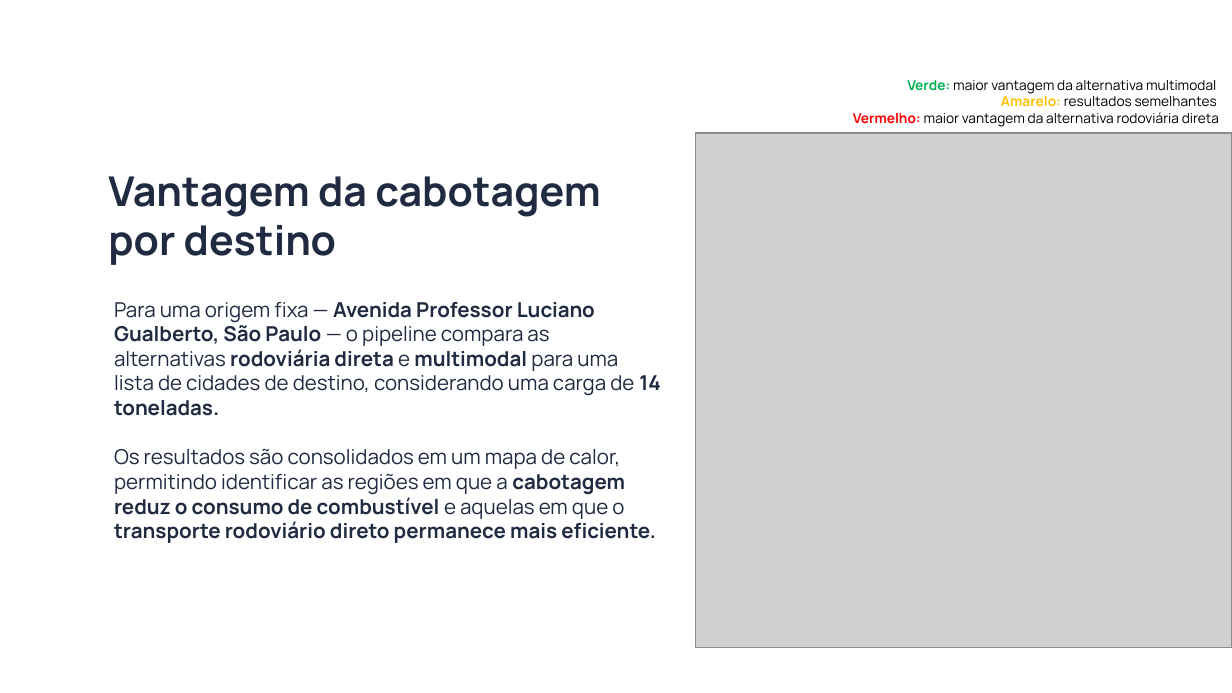
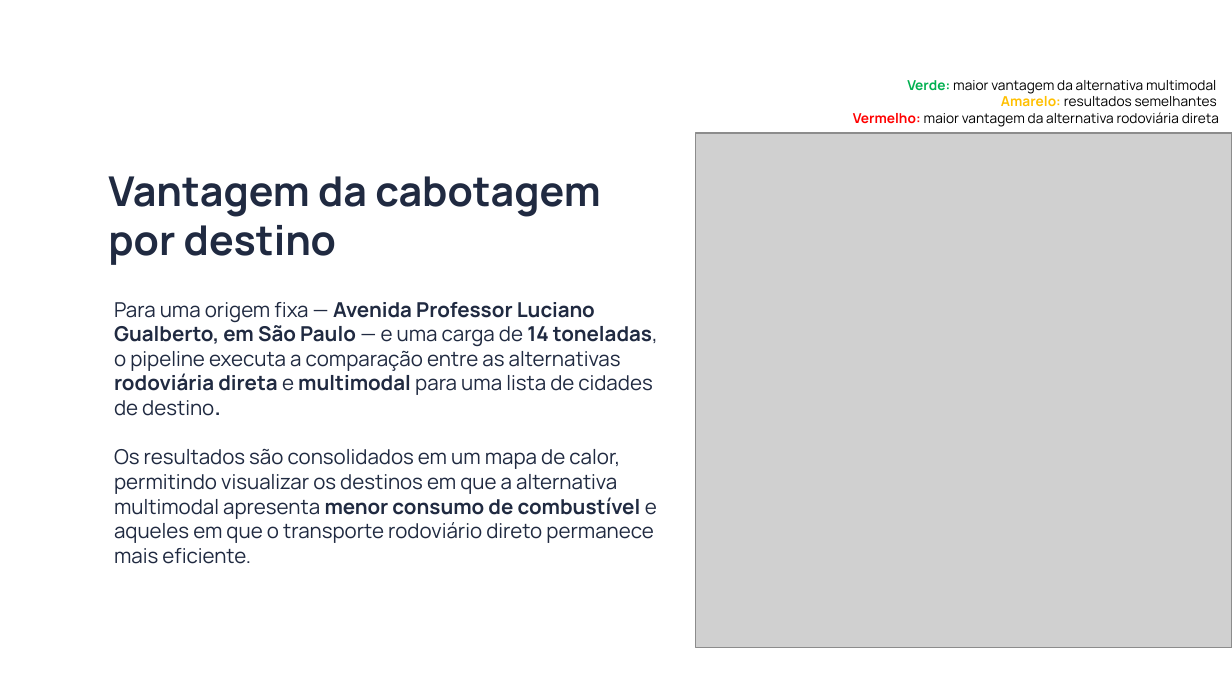
Before and after one commit to pennylanesccp/cabotage-lens, a slide deck: slide 16 of docs/apresentacao_preliminar/presentation.pptx. Drawn at 1232x693 pixels with LibreOffice and Linux fonts; fonts in the diff are those of the drawing; grey boxes stand for pictures; background and template pictures are left out. Boxes give left, top, right and bottom in pixels: in the first picture for what was removed or moved away, otherwise in the second. Text is boxed around its words. In the diff, an @@ line names an element or a change of style, - is before the commit and + after.

```diff
--- a/docs/apresentacao_preliminar/presentation.pptx
+++ b/docs/apresentacao_preliminar/presentation.pptx
@@ subtitle at box(114, 302, 658, 564): text changed @@
-Para uma origem fixa — Avenida Professor Luciano Gualberto, São Paulo — o pipeline compara as alternativas rodoviária direta e multimodal para uma lista de cidades de destino, considerando uma carga de 14 toneladas.
-Os resultados são consolidados em um mapa de calor, permitindo identificar as regiões em que a cabotagem reduz o consumo de combustível e aquelas em que o transporte rodoviário direto permanece mais eficiente.
+Para uma origem fixa — Avenida Professor Luciano Gualberto, em São Paulo — e uma carga de 14 toneladas, o pipeline executa a comparação entre as alternativas rodoviária direta e multimodal para uma lista de cidades de destino.
+Os resultados são consolidados em um mapa de calor, permitindo visualizar os destinos em que a alternativa multimodal apresenta menor consumo de combustível e aqueles em que o transporte rodoviário direto permanece mais eficiente.
```
Also in this commit, not shown: 3 other slides changed.
